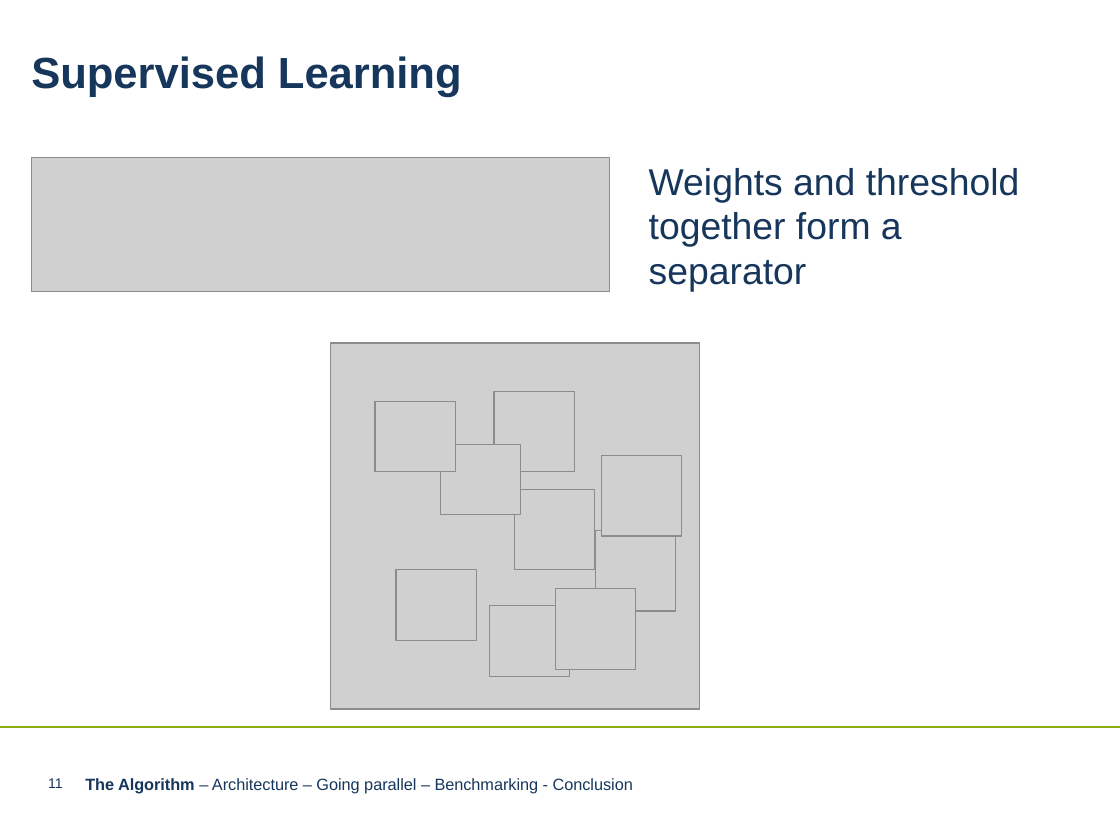
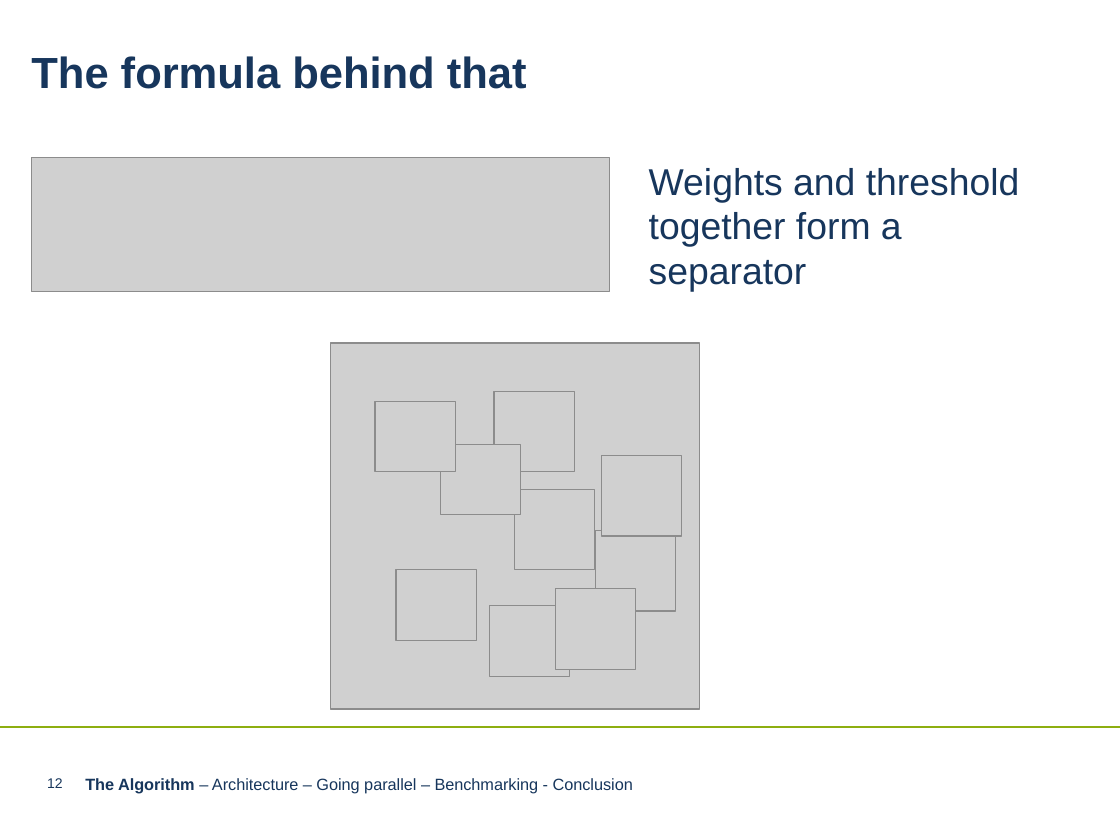
Before and after one commit to LnFlg/Perceptron, a slide deck: slide 12 of Perceptron Algorithm neueres PPT-Format.pptx (slide 11 before the commit). Drawn at 1120x840 pixels with LibreOffice and Linux fonts; fonts in the diff are those of the drawing; grey boxes stand for pictures; background and template pictures are left out. Boxes give left, top, right and bottom in pixels: in the first picture for what was removed or moved away, otherwise in the second. Text is boxed around its words. In the diff, an @@ line names an element or a change of style, - is before the commit and + after.

```diff
--- a/Perceptron Algorithm neueres PPT-Format.pptx
+++ b/Perceptron Algorithm neueres PPT-Format.pptx
@@ text at (31,56,527,89): text changed @@
-Supervised Learning
+The formula behind that
@@ page number at (47,778,63,788): text changed @@
-11
+12
```
Also in this commit, not shown: 26 other slides changed, 4 slides added.
